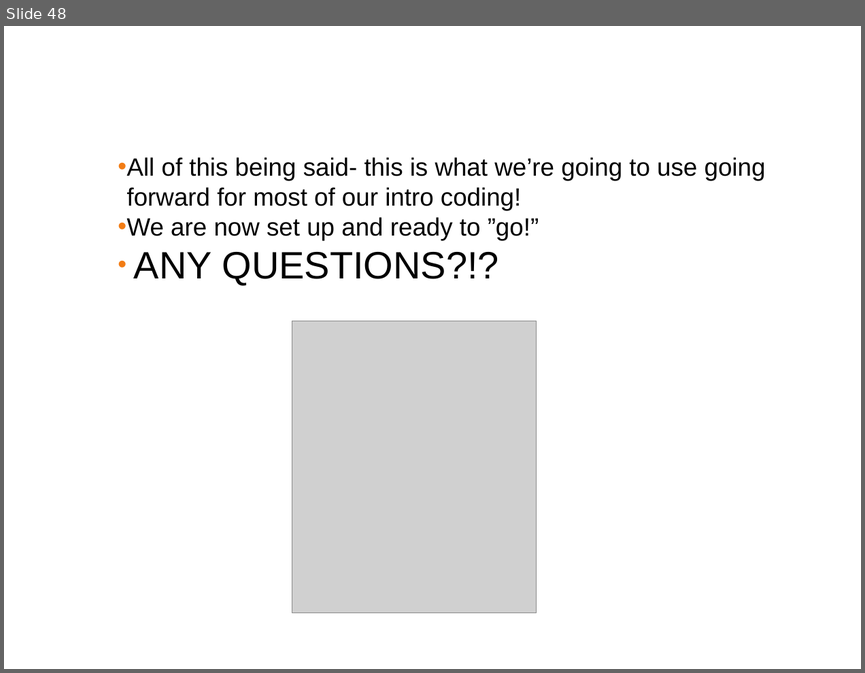
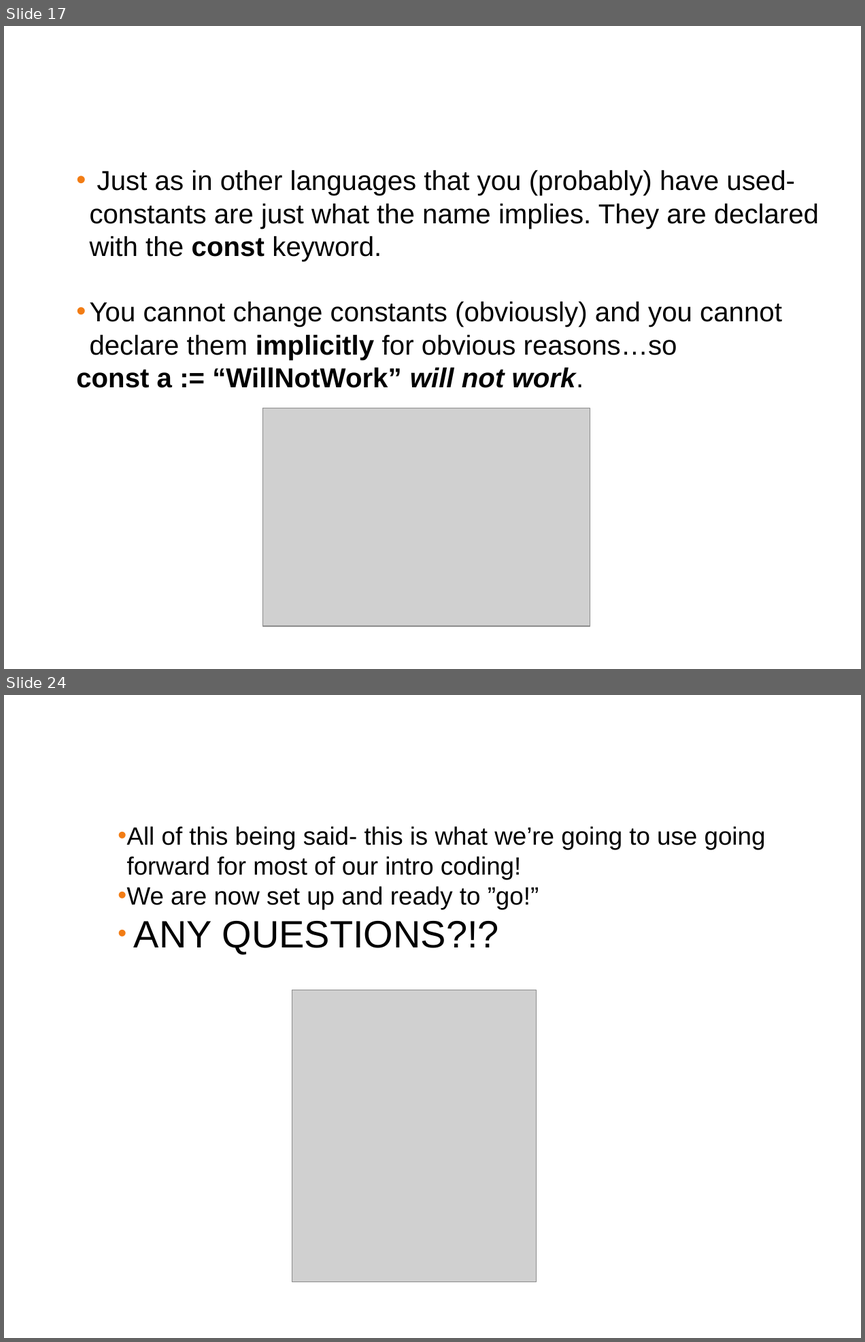
Before and after one commit to ferninphilly/golang_vmware, a slide deck: Module_Two/presentations/module_2_presentation.pptx. Shown one above the other, each under a label of ours: slide 48 before the commit, slides 17 and 24 after it; the slides between them are not shown. The pictures are 865x673 and 865x1342 pixels, drawn with LibreOffice and Linux fonts; fonts in the diff are those of the drawing; grey boxes stand for pictures; background and template pictures are left out. Boxes give left, top, right and bottom in pixels: in the first picture for what was removed or moved away, otherwise in the second. Text is boxed around its words. In the diff, an @@ line names an element or a change of style, - is before the commit and + after.

```diff
--- a/Module_Two/presentations/module_2_presentation.pptx
+++ b/Module_Two/presentations/module_2_presentation.pptx
@@ slide 17 added at box(4, 26, 861, 669), background #FFFFFF @@
@@ title added at box(11, 40, 853, 103), 38 pt, text #FFFFFF @@
+Constants
@@ text added at box(76, 170, 819, 388), 23 pt, text #000000 @@
+  • Just as in other languages that you (probably) have used- constants are just what the name implies. They are declared with the const keyword.
+  • You cannot change constants (obviously) and you cannot declare them implicitly for obvious reasons…so
+  const a := “WillNotWork” will not work.
@@ picture added at box(263, 408, 590, 626) @@
@@ what was slide 48 is now slide 24 @@
```
Also in this commit, not shown: 2 slides changed, 12 other slides added, 37 slides removed, 2 other files.
